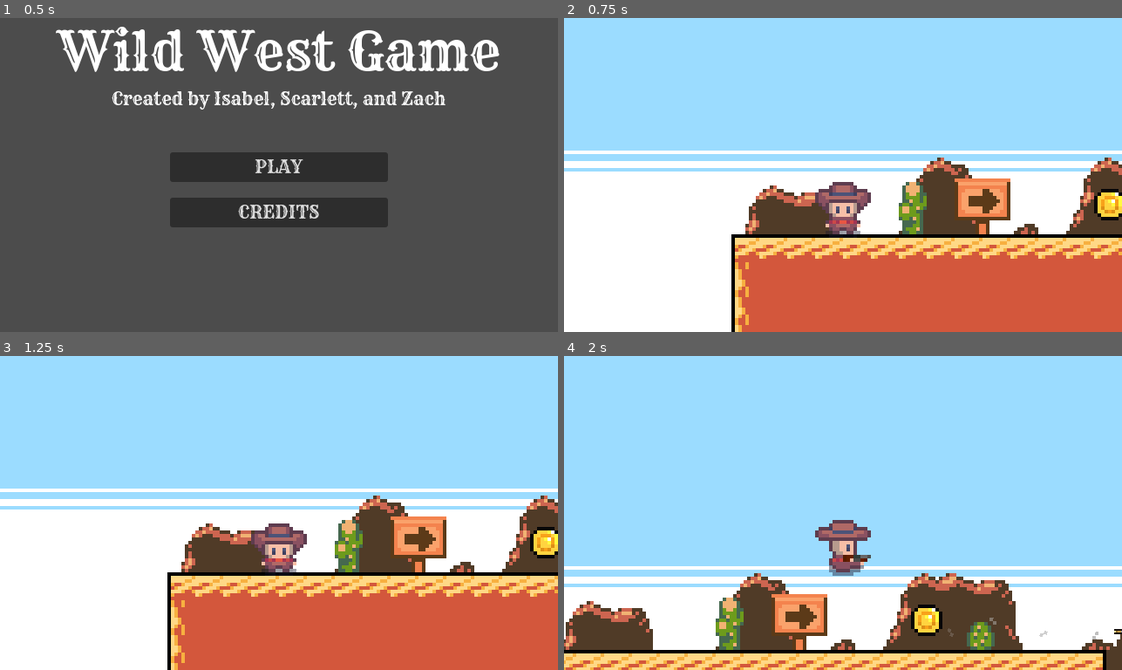
Above: before the commit, frames 1-4 (two rows, left to right).
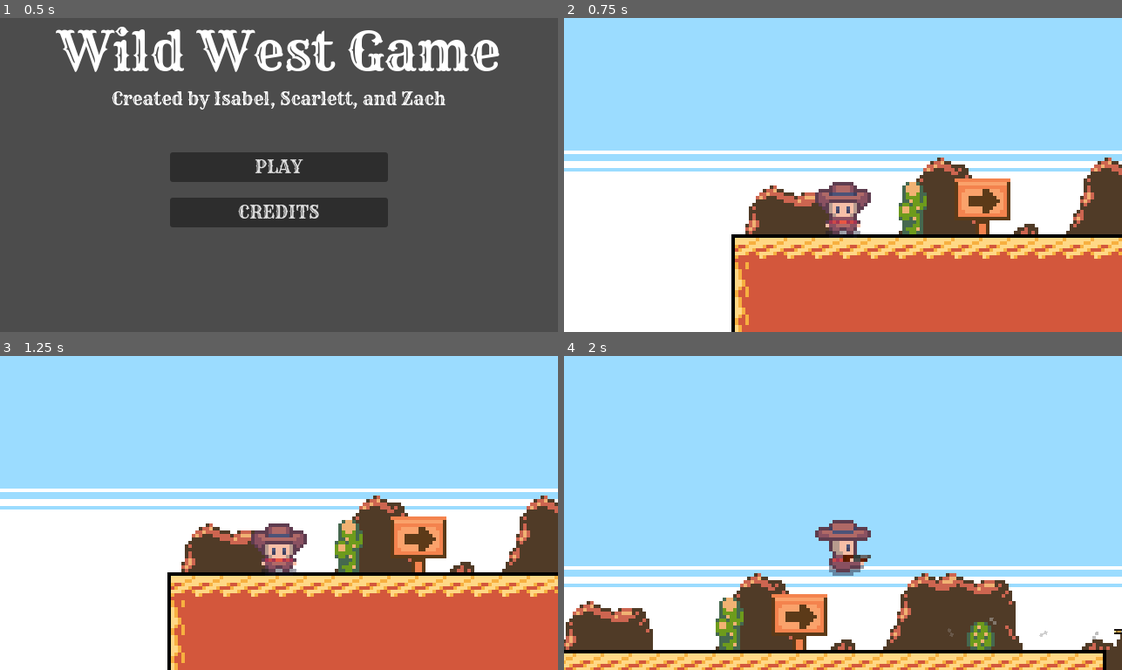
Above: after the commit, the same moments.

Repository: iltusing/hoohacks26
Game: Godot game, scene res://scenes/title.tscn
Two runs of this game, one before a commit and one after it. Both use one fixed random seed, a clock stepped at 60 frames per second and the inputs below. Sound files missing from this copy of the repository are replaced by a short silence.
Inputs:
- Up to frame 1 (0.5 s): no input
- Up to frame 2 (0.75 s): click "PLAY" at 0.5 s
- Up to frame 3 (1.25 s): no input
- Up to frame 4 (2 s): tap Enter at 1.25 s; hold D (move_right) from 1.28 s (still down); tap Space (shoot) at 1.35 s; tap W (jump) at 1.52 s

Frame 1 is identical in both runs. In frame 2, 0.4% of the frame differs, in the area x 95-100%, y 54-65%; in frame 3, 0.4%; in frame 4, 0.5%, in the area x 62-68%, y 79-90%.
Error after the commit: Parse Error: Identifier "GameManager" not declared in the current scope. (res://scripts/coin.gd:17)

Commit message:
undid autoload

Diff:
--- a/wild-west-game/project.godot
+++ b/wild-west-game/project.godot
@@ -16,10 +16,6 @@
 boot_splash/bg_color=Color(0, 0, 0, 1)
 boot_splash/show_image=false
 config/icon="res://icon.svg"
-
-[autoload]
-
-GameManager="*uid://bwgoa7bceew3w"
 
 [display]
 
--- a/wild-west-game/scenes/coin.tscn
+++ b/wild-west-game/scenes/coin.tscn
@@ -10,6 +10,18 @@
 [ext_resource type="Texture2D" uid="uid://cohwox4qk3wlu" path="res://assets/Coins/item63.png" id="7_ls27i"]
 [ext_resource type="Texture2D" uid="uid://bvnonmi3hav6h" path="res://assets/Coins/item64.png" id="8_ssuvv"]
 [ext_resource type="AudioStream" uid="uid://cpd1qvl3wgybk" path="res://assets/Sfx/coinsfx.wav" id="10_jsmju"]
+[gd_scene format=3 uid="uid://bnmvwdgll7ig6"]
+
+[ext_resource type="Script" path="res://scripts/coin.gd" id="1_kfxoj"]
+[ext_resource type="Texture2D" path="res://assets/Coins/item57.png" id="1_xmuha"]
+[ext_resource type="Texture2D" path="res://assets/Coins/item58.png" id="2_kfxoj"]
+[ext_resource type="Texture2D" path="res://assets/Coins/item59.png" id="3_jsmju"]
+[ext_resource type="Texture2D" path="res://assets/Coins/item60.png" id="4_s0mny"]
+[ext_resource type="Texture2D" path="res://assets/Coins/item61.png" id="5_7cc30"]
+[ext_resource type="Texture2D" path="res://assets/Coins/item62.png" id="6_rojmm"]
+[ext_resource type="Texture2D" path="res://assets/Coins/item63.png" id="7_ls27i"]
+[ext_resource type="Texture2D" path="res://assets/Coins/item64.png" id="8_ssuvv"]
+[ext_resource type="AudioStream" path="res://assets/Sfx/coinsfx.wav" id="10_jsmju"]
 
 [sub_resource type="SpriteFrames" id="SpriteFrames_6jg3o"]
 animations = [{
